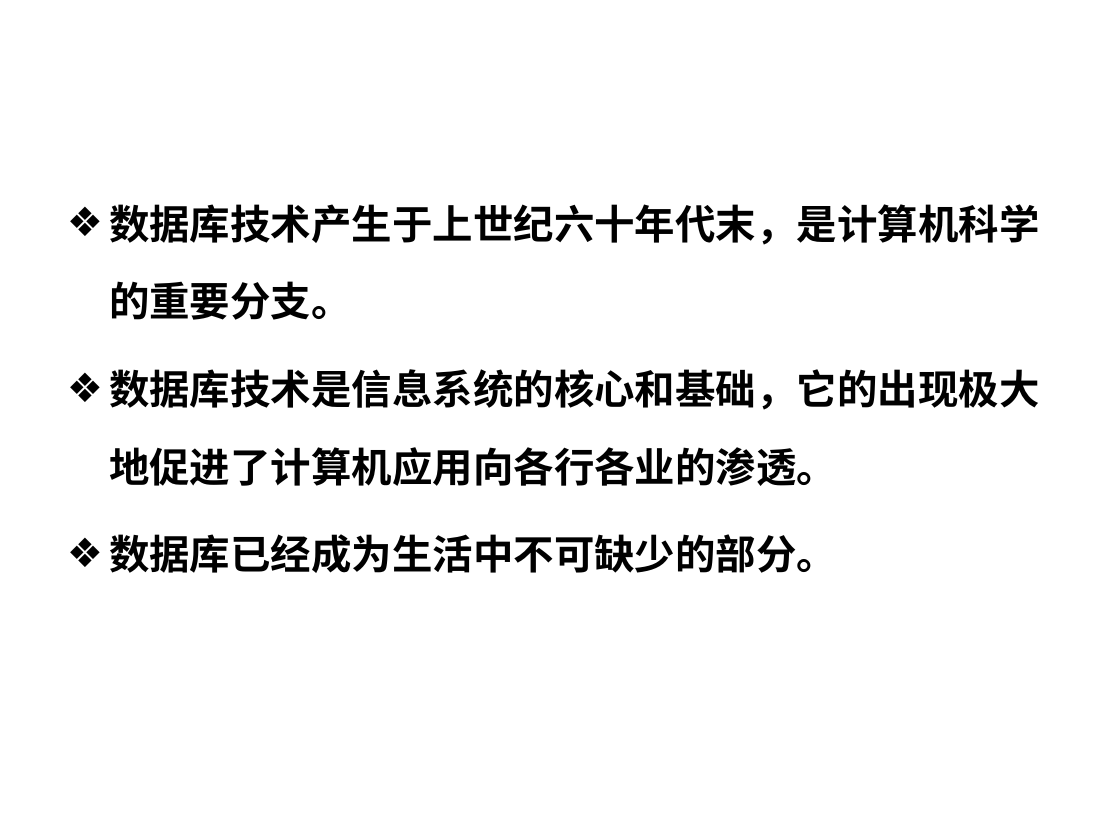
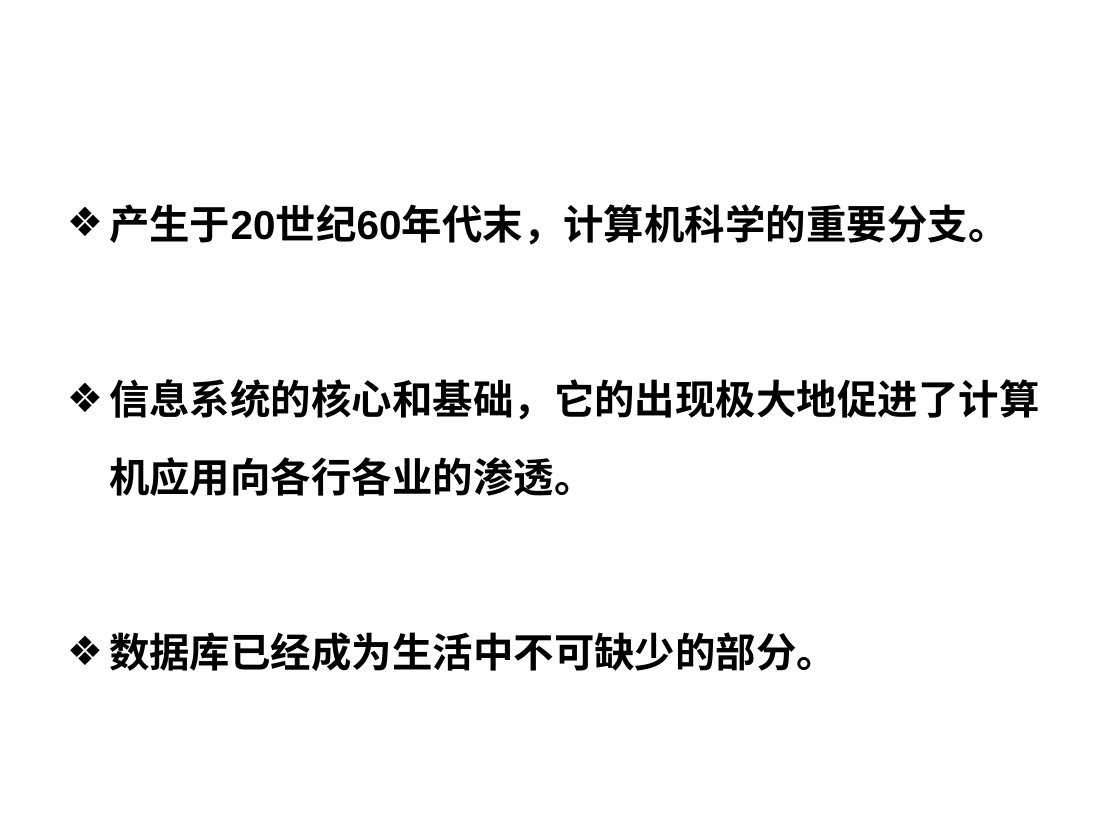
Before and after one commit to HBU/DataBase, a slide deck: slide 11 of PPT/DB第01章.ppt. Drawn at 1120x840 pixels with LibreOffice and Linux fonts; fonts in the diff are those of the drawing; background and template pictures are left out. Boxes give left, top, right and bottom in pixels: in the first picture for what was removed or moved away, otherwise in the second. Text is boxed around its words. In the diff, an @@ line names an element or a change of style, - is before the commit and + after.

```diff
--- a/PPT/DB第01章.ppt
+++ b/PPT/DB第01章.ppt
@@ text at [109,204,1040,496]: text changed @@
-❖ 数据库技术产生于上世纪六十年代末，是计算机科学的重要分支。
-❖ 数据库技术是信息系统的核心和基础，它的出现极大地促进了计算机应用向各行各业的渗透。
+❖ 产生于20世纪60年代末，计算机科学的重要分支。
+❖ 信息系统的核心和基础，它的出现极大地促进了计算机应用向各行各业的渗透。
```
Also in this commit, not shown: 10 other slides changed.
